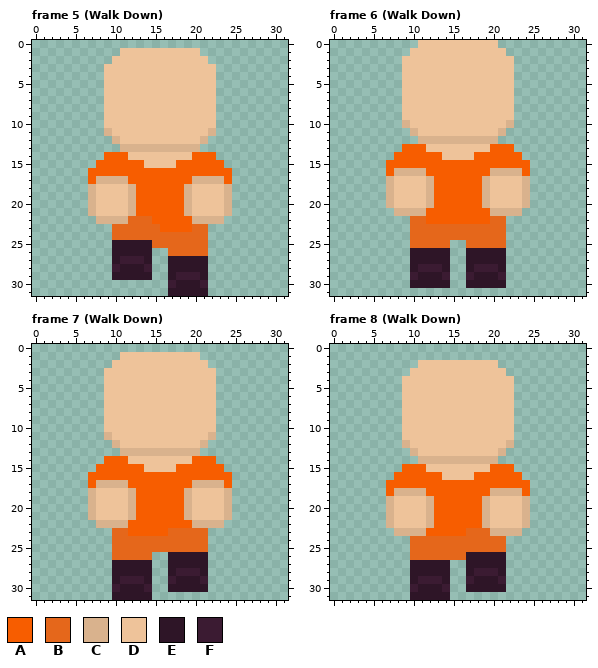
Edited in one commit: pixel-art file (Aseprite files/Criminal/Rob evan truly.aseprite). The picture above was drawn from the file before the commit.
32x32 pixels, 28 frames. Shown: frame 5 (Walk Down), frame 6 (Walk Down), frame 7 (Walk Down), frame 8 (Walk Down). The commit also changed other frames, which this record leaves out.
Palette (. is transparent): A #f75d00  B #e5671b  C #d9b28d  D #eec39a  E #2e1527  F #3b1b32
The same view after the edit:
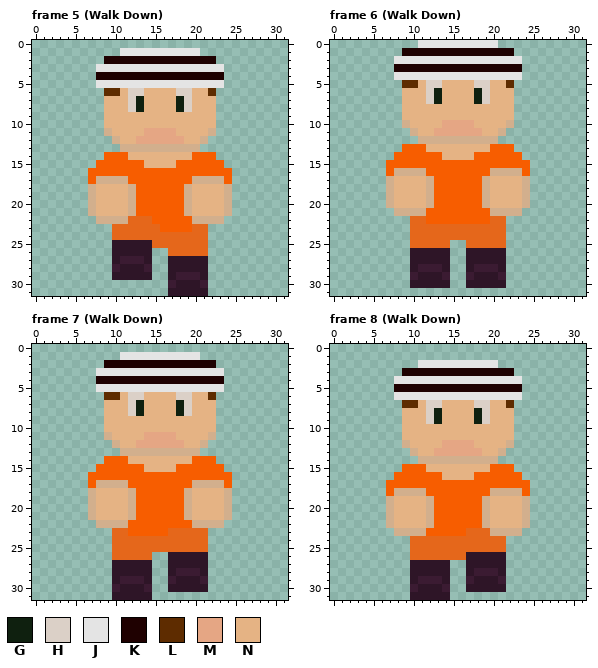
Colours new in this view: G #0f200f  H #dbd0c7  J #e4e4e4  K #1f0101  L #5e2c00  M #e5a684  N #e5b384
The commit says: i will rob you
From old to new:
layer "Beard Man" now shown
Colour C changes from #d9b28d to #d2af8d.
Frame 5 (Walk Down), layers "Beard Man", "Base":
Colour G replaces colour D in rows 7 to 8 at x 13 and 18.
Colour H replaces colour D in row 6 at x 12 to 13 and 18 to 19; in rows 7 to 8 at x 12 and 19.
Colour J is added in row 3 at x 8 and 23; in row 5 at x 8 and 23.
Colour J replaces colour D in row 1 at x 11 to 20; in row 3 at x 9 to 22; in row 5 at x 9 to 22.
Colour K is added in row 2 at x 9 and 22; in row 4 at x 8 and 23.
Colour K replaces colour D in row 2 at x 10 to 21; in row 4 at x 9 to 22.
Colour L replaces colour D in row 6 at x 9 to 10 and 22.
Colour M replaces colour D in row 11 at x 14 to 17; in row 12 at x 13 to 18.
Colour N replaces colour D in row 6 at x 11, 14 to 17 and 20 to 21; in rows 7 to 8 at x 9 to 11, 14 to 17 and 20 to 22; in rows 9 to 10 at x 9 to 22; in row 11 at x 10 to 13 and 18 to 21; in row 12 at x 11 to 12 and 19 to 20; in row 14 at x 12 to 19.
Colour N replaces colour D in row 15 at x 14 to 17; in rows 18 to 21 at x 8 to 11 and 20 to 23.
Frame 6 (Walk Down), layers "Beard Man", "Base":
Colour G replaces colour D in rows 6 to 7 at x 13 and 18.
Colour H replaces colour D in row 5 at x 12 to 13 and 18 to 19; in rows 6 to 7 at x 12 and 19.
Colour J is added in row 2 at x 8 and 23; in row 4 at x 8 and 23.
Colour J replaces colour D in row 0 at x 11 to 20; in row 2 at x 9 to 22; in row 4 at x 9 to 22.
Colour K is added in row 1 at x 9 and 22; in row 3 at x 8 and 23.
Colour K replaces colour D in row 1 at x 10 to 21; in row 3 at x 9 to 22.
Colour L replaces colour D in row 5 at x 9 to 10 and 22.
Colour M replaces colour D in row 10 at x 14 to 17; in row 11 at x 13 to 18.
Colour N replaces colour D in row 5 at x 11, 14 to 17 and 20 to 21; in rows 6 to 7 at x 9 to 11, 14 to 17 and 20 to 22; in rows 8 to 9 at x 9 to 22; in row 10 at x 10 to 13 and 18 to 21; in row 11 at x 11 to 12 and 19 to 20; in row 13 at x 12 to 19.
Colour N replaces colour D in row 14 at x 14 to 17; in rows 17 to 20 at x 8 to 11 and 20 to 23.
Frame 7 (Walk Down), layers "Beard Man", "Base": the same change as frame 5 (Walk Down)
Frame 8 (Walk Down), layers "Beard Man", "Base":
Colour G replaces colour D in rows 8 to 9 at x 13 and 18.
Colour H replaces colour D in row 7 at x 12 to 13 and 18 to 19; in rows 8 to 9 at x 12 and 19.
Colour J is added in row 4 at x 8 and 23; in row 6 at x 8 and 23.
Colour J replaces colour D in row 2 at x 11 to 20; in row 4 at x 9 to 22; in row 6 at x 9 to 22.
Colour K is added in row 3 at x 9 and 22; in row 5 at x 8 and 23.
Colour K replaces colour D in row 3 at x 10 to 21; in row 5 at x 9 to 22.
Colour L replaces colour D in row 7 at x 9 to 10 and 22.
Colour M replaces colour D in row 12 at x 14 to 17; in row 13 at x 13 to 18.
Colour N replaces colour D in row 7 at x 11, 14 to 17 and 20 to 21; in rows 8 to 9 at x 9 to 11, 14 to 17 and 20 to 22; in rows 10 to 11 at x 9 to 22; in row 12 at x 10 to 13 and 18 to 21; in row 13 at x 11 to 12 and 19 to 20; in row 15 at x 12 to 19.
Colour N replaces colour D in row 16 at x 14 to 17; in rows 19 to 22 at x 8 to 11 and 20 to 23.
Boxes around the changes in both pictures, in picture pixels (x1, y1, x2, y2):
changed: (88, 48, 232, 224)
changed: (386, 40, 530, 216)
changed: (88, 352, 232, 528)
changed: (386, 360, 530, 536)
